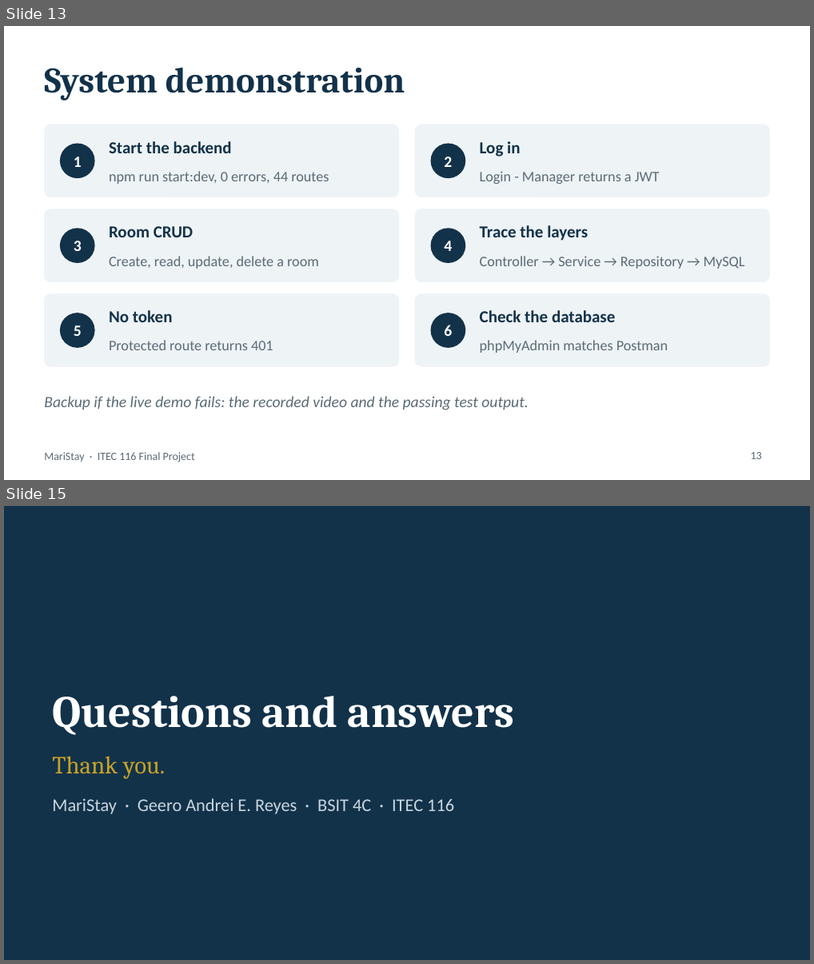
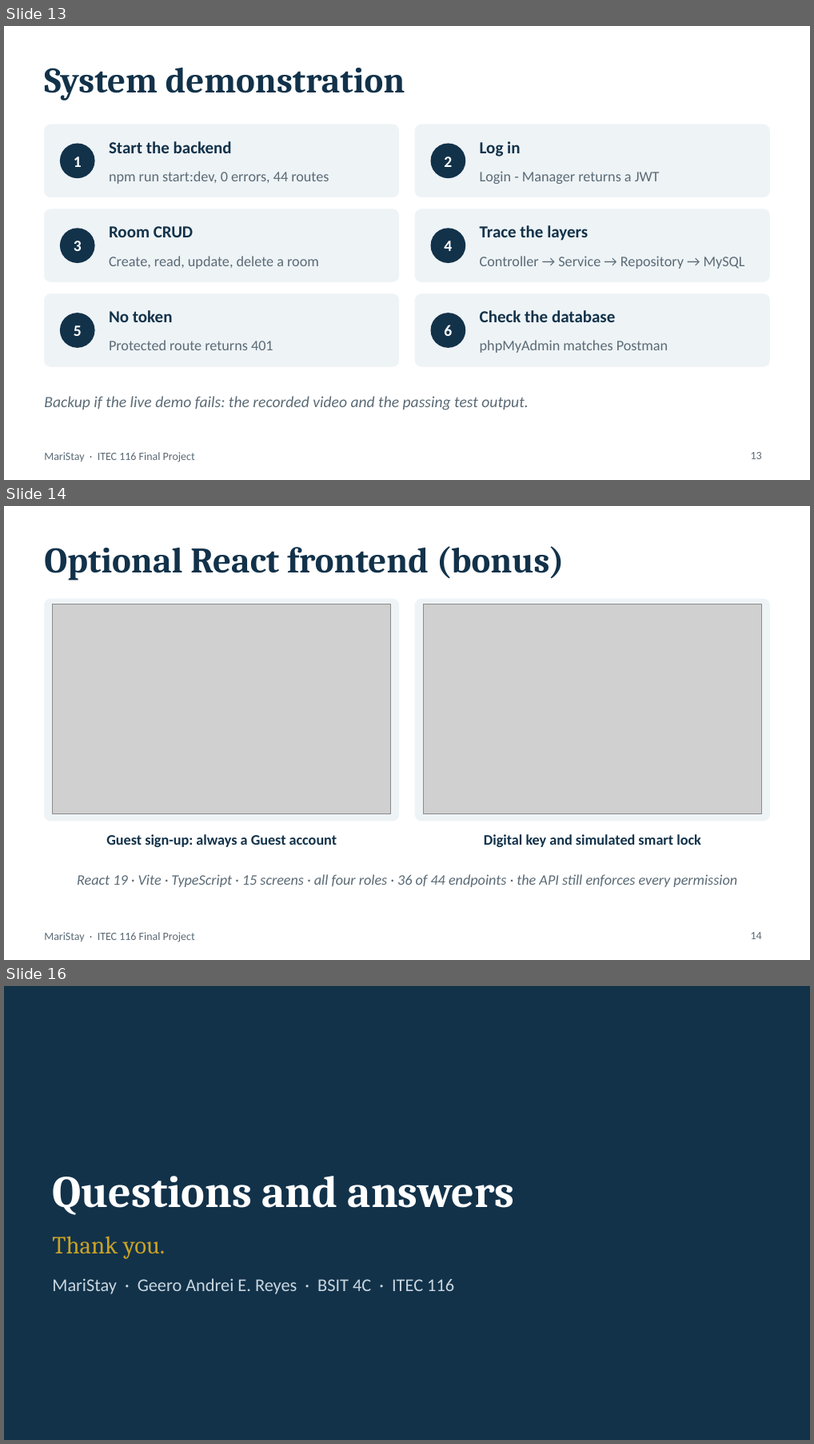
Before and after one commit to reyesgeero001/Maristay, a slide deck: docs/MariStay_Presentation.pptx. Shown one above the other, each under a label of ours: slides 13 and 15 before the commit, slides 13, 14 and 16 after it; the slides between them are not shown. The pictures are 814x964 and 814x1444 pixels, drawn with LibreOffice and Linux fonts; fonts in the diff are those of the drawing; grey boxes stand for pictures. Boxes give left, top, right and bottom in pixels: in the first picture for what was removed or moved away, otherwise in the second. Text is boxed around its words. In the diff, an @@ line names an element or a change of style, - is before the commit and + after.

```diff
--- a/docs/MariStay_Presentation.pptx
+++ b/docs/MariStay_Presentation.pptx
@@ slide 14 added at (4,506,810,960), background #FFFFFF; not listed: 1 template element that a slide beside it also shows @@
@@ title added at (44,546,565,580), 32 pt, text #12324A, bold @@
+Optional React frontend (bonus)
@@ rounded rectangle added at (44,599,399,820), fill #EEF3F6, outline #EEF3F6 0.5 pt @@
@@ rounded rectangle added at (415,599,770,820), fill #EEF3F6, outline #EEF3F6 0.5 pt @@
@@ picture added at (52,604,391,814) @@
@@ picture added at (423,604,762,814) @@
@@ text added at (106,834,337,847), 13 pt, text #12324A, bold @@
+Guest sign-up: always a Guest account
@@ text added at (484,834,702,847), 13 pt, text #12324A, bold @@
+Digital key and simulated smart lock
@@ text added at (77,874,738,887), 13 pt, text #5B6B76, italic @@
+React 19 · Vite · TypeScript · 15 screens · all four roles · 36 of 44 endpoints · the API still enforces every permission
@@ page number added at (751,932,762,939), 10 pt, text #5B6B76 @@
+14
@@ what was slide 15 is now slide 16 @@
```
Also in this commit, not shown: 3 slides changed, 2 other files.
